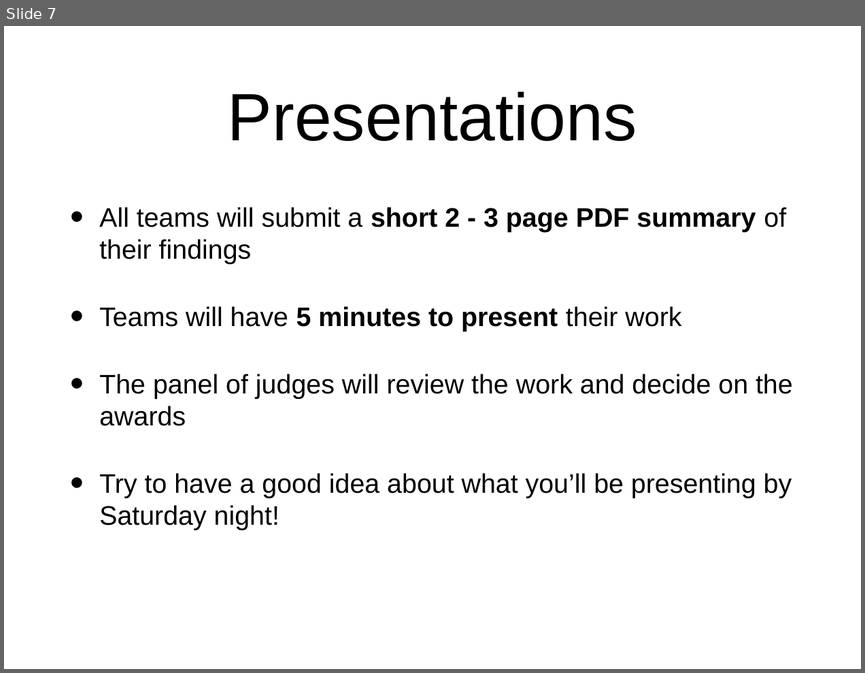
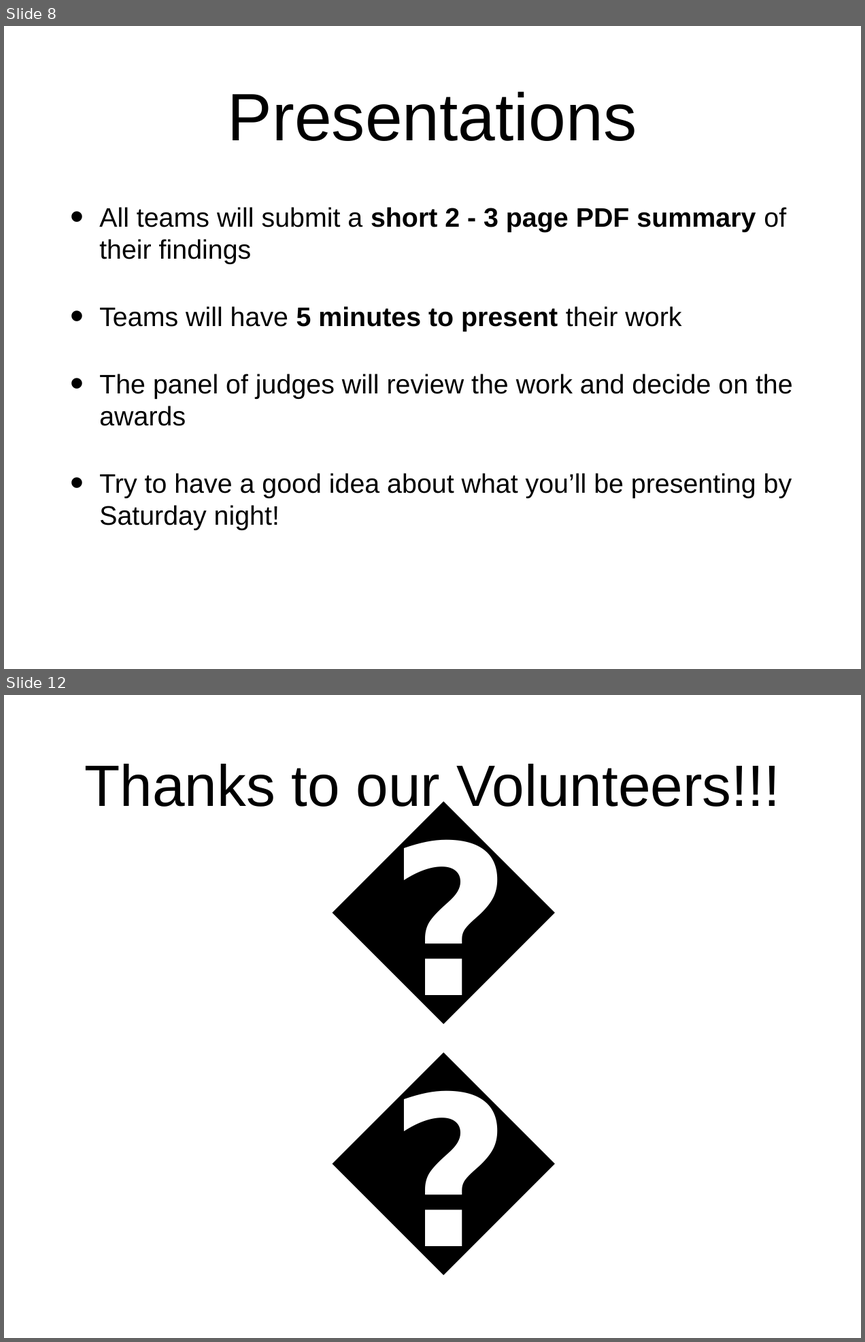
Before and after one commit to socalrug/hackathon-2019-05, a slide deck: admin/intro_slides/hackathon_intro_slides.pptx. Shown one above the other, each under a label of ours: slide 7 before the commit, slides 8 and 12 after it; the slides between them are not shown. The pictures are 865x673 and 865x1342 pixels, drawn with LibreOffice and Linux fonts; fonts in the diff are those of the drawing. Boxes give left, top, right and bottom in pixels: in the first picture for what was removed or moved away, otherwise in the second. Text is boxed around its words. In the diff, an @@ line names an element or a change of style, - is before the commit and + after.

```diff
--- a/admin/intro_slides/hackathon_intro_slides.pptx
+++ b/admin/intro_slides/hackathon_intro_slides.pptx
@@ slide 12 added at (4,695,861,1338), background #FFFFFF @@
@@ title added at (84,764,780,817), 69.6 pt, text #000000 @@
+Thanks to our Volunteers!!!
@@ text added at (324,897,541,1178), 250 pt, text #000000, bold @@
+👏
@@ what was slide 7 is now slide 8 @@
```
Also in this commit, not shown: 5 slides changed, 3 other slides added, 1 slide removed, 2 other files.
